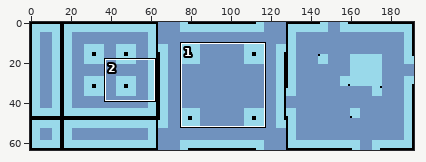
A sprite sheet gets an edit: Graphics/Tiles/Ground/distant_shoreline.png. Above, an overview of the earlier version with the close-up marked.
Close-up. Before:
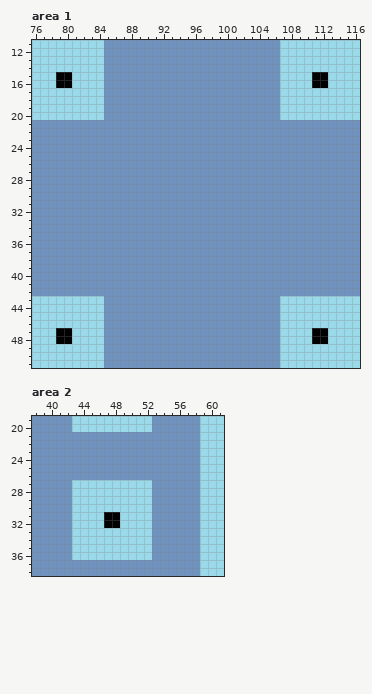
The file is 192x64 pixels. Shown: area 1: x 76..116, y 11..51; area 2: x 38..61, y 19..38. The commit also changed other parts of the picture, which this record leaves out.
After:
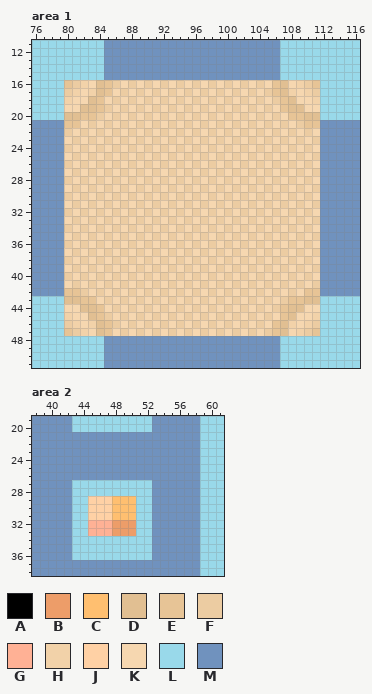
Palette (. is transparent): A #000000  B #ed9d69  C #ffbf70  D #e1bf92  E #e7c496  F #eccca2  G #ffb195  H #f2d2a9  J #ffd1a5  K #f6d7b0  L #99d9ea  M #7092be
The edit:
Changed rows in their new state; - is an unchanged pixel.
Area 1:
first column x 79:
15 LL------------------------------LL
16 LEFHKDEFKFKFKFKFKFKFKFKFKFKEDKHFEL
17 -FHKHDEKFKFKFKFKFKFKFKFKFKFEDHKHF-
18 -HKKDEKFKFKFKFKFKFKFKFKFKFKFEDKKH-
19 -KKDDEFKFKFKFKFKFKFKFKFKFKFKEDDKK-
20 -DDEEFKFKFKFKFKFKFKFKFKFKFKFKEEDD-
21 -EEKFKFKFKFKFKFKFKFKFKFKFKFKFKFEE-
22 -FKFKFKFKFKFKFKFKFKFKFKFKFKFKFKFK-
23 -KFKFKFKFKFKFKFKFKFKFKFKFKFKFKFKF-
24 -FKFKFKFKFKFKFKFKFKFKFKFKFKFKFKFK-
25 -KFKFKFKFKFKFKFKFKFKFKFKFKFKFKFKF-
26 -FKFKFKFKFKFKFKFKFKFKFKFKFKFKFKFK-
27 -KFKFKFKFKFKFKFKFKFKFKFKFKFKFKFKF-
28 -FKFKFKFKFKFKFKFKFKFKFKFKFKFKFKFK-
29 -KFKFKFKFKFKFKFKFKFKFKFKFKFKFKFKF-
30 -FKFKFKFKFKFKFKFKFKFKFKFKFKFKFKFK-
31 -KFKFKFKFKFKFKFKFKFKFKFKFKFKFKFKF-
32 -FKFKFKFKFKFKFKFKFKFKFKFKFKFKFKFK-
33 -KFKFKFKFKFKFKFKFKFKFKFKFKFKFKFKF-
34 -FKFKFKFKFKFKFKFKFKFKFKFKFKFKFKFK-
35 -KFKFKFKFKFKFKFKFKFKFKFKFKFKFKFKF-
36 -FKFKFKFKFKFKFKFKFKFKFKFKFKFKFKFK-
37 -KFKFKFKFKFKFKFKFKFKFKFKFKFKFKFKF-
38 -FKFKFKFKFKFKFKFKFKFKFKFKFKFKFKFK-
39 -KFKFKFKFKFKFKFKFKFKFKFKFKFKFKFKF-
40 -FKFKFKFKFKFKFKFKFKFKFKFKFKFKFKFK-
41 -KFKFKFKFKFKFKFKFKFKFKFKFKFKFKFKF-
42 -EEFKFKFKFKFKFKFKFKFKFKFKFKFKFKEE-
43 -DDEEKFKFKFKFKFKFKFKFKFKFKFKFEEDD-
44 -KKDDEKFKFKFKFKFKFKFKFKFKFKFEDDKK-
45 -HKKDEFKFKFKFKFKFKFKFKFKFKFKEDKKH-
46 -FHKHDEFKFKFKFKFKFKFKFKFKFKEDHKHF-
47 LEFHKDEKFKFKFKFKFKFKFKFKFKFEDKHFEL
48 LL------------------------------LL
Area 2:
first column x 45:
29 JJJCCC
30 JJJCCC
31 JJJCCC
32 GGGBBB
33 GGGBBB
